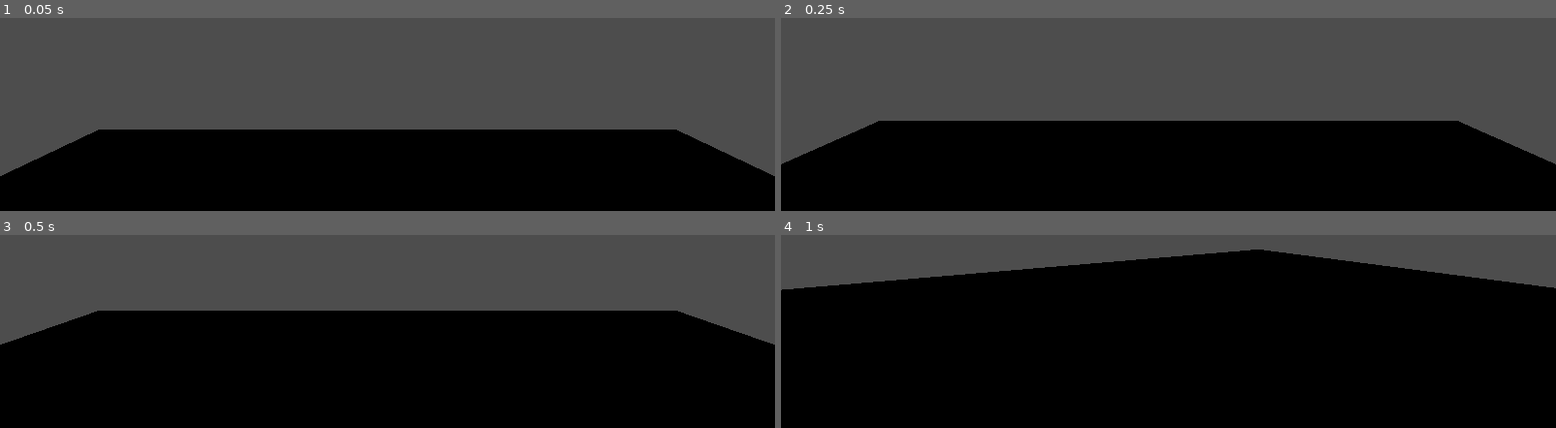
Above: before the commit, frames 1-4 (two rows, left to right).
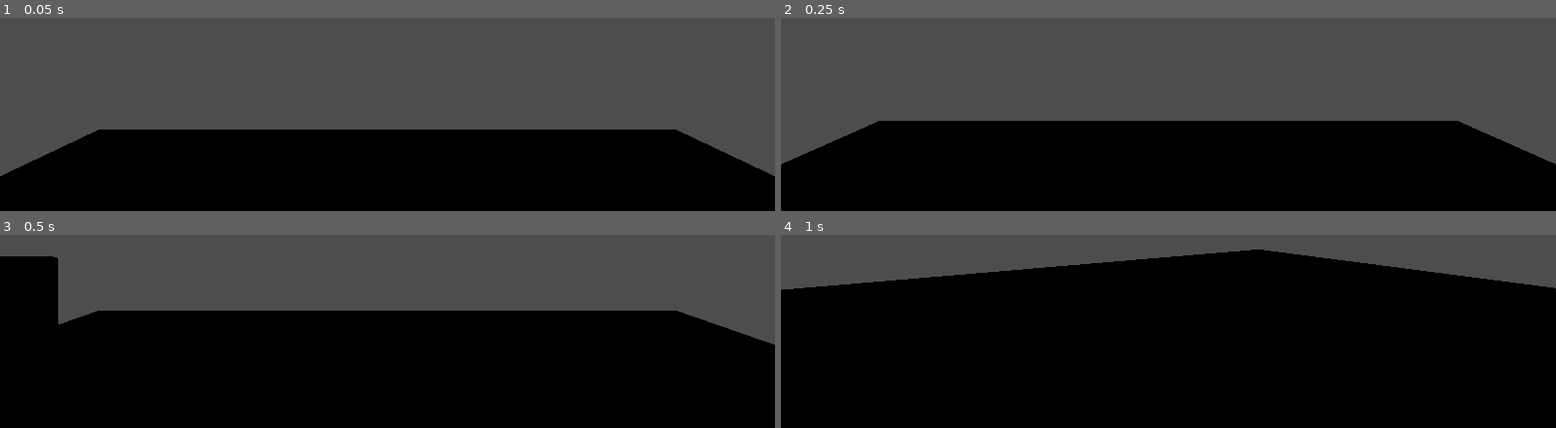
Above: after the commit, the same moments.

Repository: poogert/horror-game-jam-26
Game: Godot game, scene res://scenes/level.tscn
The game is run twice, just before and just after one commit, with the same random seed, the same clock (stepped at 60 frames per second) and the same inputs.
Inputs (mouse positions are in pixels of both pictures, inside the frame that each line leads up to):
- Up to frame 1 (0.05 s): no input
- Up to frame 2 (0.25 s): no input
- Up to frame 3 (0.5 s): no input
- Up to frame 4 (1 s): tap Enter (ui_accept) at 0.5, 0.77 s; move the mouse to (outside the picture) at 0.52 s; press the mouse at (outside the picture) at 0.53 s; hold W (forward) from 0.53 s (still down)

Frames 1-2 are identical in both runs. In frame 3, 3.0% of the frame differs, in the area x 0-8%, y 11-57%; in frame 4, nothing differs.

Commit message:
moving wires start
need to make it only scale one side of it but i can't find anything about it

Diff:
--- a/generational/project.godot
+++ b/generational/project.godot
@@ -52,6 +52,11 @@
 "events": [Object(InputEventMouseButton,"resource_local_to_scene":false,"resource_name":"","device":-1,"window_id":0,"a …(255 unchanged characters)…
 ]
 }
+exit={
+"deadzone": 0.2,
+"events": [Object(InputEventKey,"resource_local_to_scene":false,"resource_name":"","device":-1,"window_id":0,"alt_pressed":false,"shift_pressed":false,"ctrl_pressed":false,"meta_pressed":false,"pressed":false,"keycode":0,"physical_keycode":4194305,"key_label":0,"unicode":0,"location":0,"echo":false,"script":null)
+]
+}
 
 [layer_names]
 
--- a/generational/scenes/level.tscn
+++ b/generational/scenes/level.tscn
@@ -2,6 +2,7 @@
 
 [ext_resource type="PackedScene" uid="uid://bjoytfgmv7oc0" path="res://scenes/player.tscn" id="1_u52ul"]
 [ext_resource type="PackedScene" uid="uid://728x4dd2goec" path="res://scenes/Cgame.tscn" id="2_vonw3"]
+[ext_resource type="PackedScene" uid="uid://bd6k3ugxddb5f" path="res://wires.tscn" id="3_w8frs"]
 
 [sub_resource type="BoxShape3D" id="BoxShape3D_hwta1"]
 size = Vector3(32.00154, 1, 32.102295)
@@ -26,3 +27,6 @@
 
 [node name="computerGame" parent="." unique_id=145424173 instance=ExtResource("2_vonw3")]
 transform = Transform3D(1, 0, 0, 0, 1, 0, 0, 0, 1, -0.27669334, 0.5138092, -3.636601)
+
+[node name="Node3D2" parent="." unique_id=1049503760 instance=ExtResource("3_w8frs")]
+transform = Transform3D(1, 0, 0, 0, 1, 0, 0, 0, 1, -2.5094104, 2.1528826, -1.6559844)
--- a/generational/scripts/basicMovement.gd
+++ b/generational/scripts/basicMovement.gd
@@ -52,5 +52,7 @@
 
 	if collider.has_method("gameStart"):
 		collider.gameStart(task)
+	elif collider.has_method("switchCamera"):
+		collider.switchCamera()
 	else:
-		print("nope")
+		pass
--- /dev/null
+++ b/generational/scripts/wires.gd
@@ -0,0 +1,56 @@
+extends StaticBody3D
+
+@onready var wireMesh: MeshInstance3D = $MeshInstance3D
+@onready var handler: StaticBody3D = $"."
+@onready var wiresCamera: Camera3D = $Camera3D
+var isBeingDragged: bool = false
+var dragArea: Plane
+var startWidth: float = 1.0
+var player
+
+func _ready() -> void:
+	startWidth = wireMesh.scale.x
+	handler.input_event.connect(handleInput)
+	player = get_tree().get_first_node_in_group("player")
+
+func handleInput(camera: Camera3D, event: InputEvent, _position: Vector3,_normal: Vector3, _shapeIndex: int) -> void:
+	if event is InputEventMouseButton and event.button_index == MOUSE_BUTTON_LEFT and event.pressed:
+		var dragAreaNormal = -camera.get_global_transform().basis.z
+		dragArea = Plane(dragAreaNormal,handler.global_position)
+		isBeingDragged = true
+
+
+func _unhandled_input(event: InputEvent) -> void:
+	if event is InputEventMouseButton and event.button_index == MOUSE_BUTTON_LEFT and not event.pressed:
+		isBeingDragged = false
+
+	if event is InputEventMouseMotion and isBeingDragged:
+		var camera = wiresCamera
+		if not camera: return
+
+		var rayOrigin = camera.project_ray_origin(event.position)
+		var rayDirection = camera.project_ray_normal(event.position)
+		var targetPosition = dragArea.intersects_ray(rayOrigin, rayDirection)
+
+		if targetPosition != null:
+			stretchObject(targetPosition)
+
+	if event.is_action_pressed("exit"):
+		player.camera.make_current()
+		Input.set_mouse_mode(Input.MOUSE_MODE_CAPTURED)
+
+
+func stretchObject(targetPosition: Vector3) -> void:
+	var base = targetPosition - global_position
+	var length = base.length()
+
+	if length > 0.01:
+		#handler.global_position = targetPosition
+		wireMesh.look_at(targetPosition, Vector3.UP)
+		wireMesh.rotate_object_local(Vector3.RIGHT,deg_to_rad(90))
+		wireMesh.scale = Vector3(startWidth,length,startWidth)
+
+func switchCamera():
+	if player.camera.current == true:
+		wiresCamera.make_current()
+		Input.set_mouse_mode(Input.MOUSE_MODE_VISIBLE)
--- /dev/null
+++ b/generational/wires.tscn
@@ -0,0 +1,23 @@
+[gd_scene format=3 uid="uid://bd6k3ugxddb5f"]
+
+[ext_resource type="Script" uid="uid://d0tokhpecyws1" path="res://scripts/wires.gd" id="1_ptv7e"]
+
+[sub_resource type="CylinderShape3D" id="CylinderShape3D_hwta1"]
+
+[sub_resource type="StandardMaterial3D" id="StandardMaterial3D_mx8sn"]
+albedo_color = Color(1, 0, 0, 1)
+
+[sub_resource type="CylinderMesh" id="CylinderMesh_hwta1"]
+material = SubResource("StandardMaterial3D_mx8sn")
+
+[node name="Node3D" type="StaticBody3D" unique_id=1049503760]
+script = ExtResource("1_ptv7e")
+
+[node name="CollisionShape3D" type="CollisionShape3D" parent="." unique_id=1487497578]
+shape = SubResource("CylinderShape3D_hwta1")
+
+[node name="MeshInstance3D" type="MeshInstance3D" parent="." unique_id=398140915]
+mesh = SubResource("CylinderMesh_hwta1")
+
+[node name="Camera3D" type="Camera3D" parent="." unique_id=95263359]
+transform = Transform3D(1, 0, 0, 0, 1, 0, 0, 0, 1, 0, 0, 2.9621582)
Not shown, added: generational/scripts/wires.gd.uid
